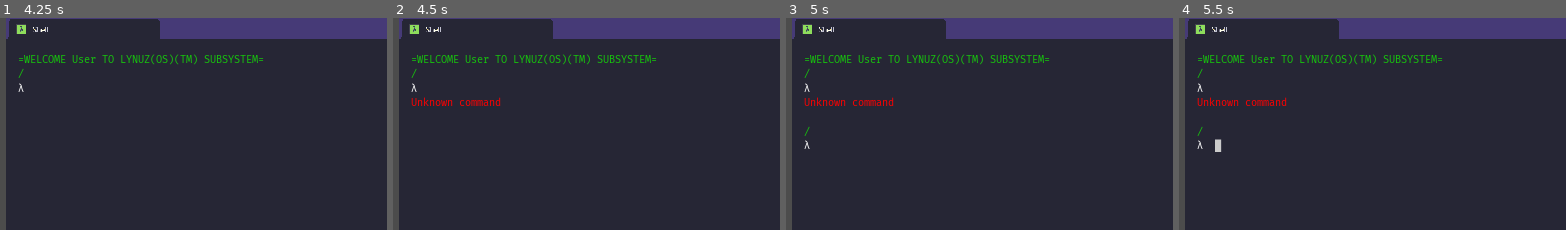
Above: before the commit, frames 1-4 (left to right).
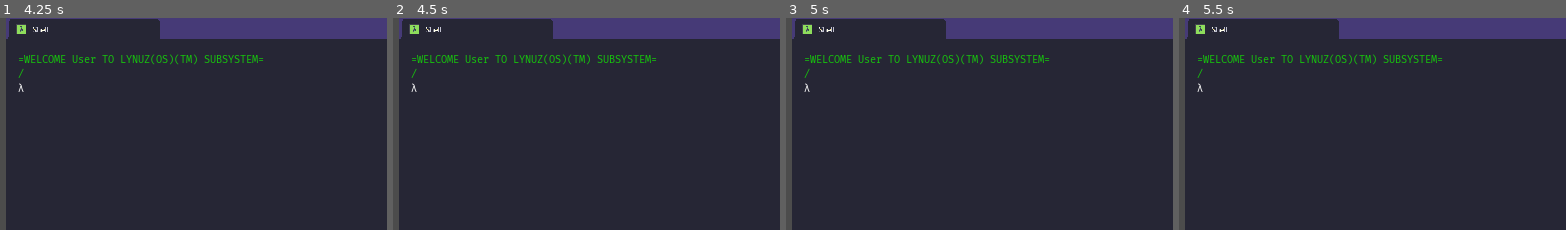
Above: after the commit, the same moments.

Repository: panorb/ludum-dare-48
Game: Godot game, scene res://Shell/PlayerShell.tscn
Same seed, same stepped clock (60 frames per second), same inputs: the game is played once before the commit and once after it.
Inputs:
- Up to frame 1 (4.25 s): tap Enter at 0.5, 2.75 s; hold Up 0.53-1.28 s; tap Space at 1.25, 3.5 s; hold Down 1.28-2.03 s; hold Up 2.03-3.53 s; hold Down from 3.53 s (still down)
- Up to frame 2 (4.5 s): keep holding Down; tap Enter at 4.25 s
- Up to frame 3 (5 s): keep holding Down
- Up to frame 4 (5.5 s): keep holding Down; tap Space at 5 s
The pictures show only the part of the screen within x 0-50%, y 2-52%; the shares and areas given below are measured in that part.

Frame 1 is identical in both runs. In frame 2, 0.4% of the frame differs, in the area x 4-28%, y 37-42%; in frame 3, 0.5%; in frame 4, 0.6%, in the area x 4-28%, y 37-64%.
Error after the commit: Invalid get index '0' (on base: 'Array'). (res://Shell/command-parser.gd:23)

Commit message:
Added regex for command parser

Diff:
--- a/godot/FileSystem/file-system.gd
+++ b/godot/FileSystem/file-system.gd
@@ -54,9 +54,6 @@
 	return directory
 
 func get_filesystem_node(absolute_path):
-	var base_dir = absolute_path.get_base_dir()
-	var last_element_name = absolute_path.get_file()
-
 	var path_elements = absolute_path.split("/", false)
 
 	if path_elements.empty():
@@ -70,8 +67,6 @@
 
 		var child_found = false
 		for child in parent_node.get_children():
-			print(node_name)
-			print(child.get_fs_name())
 			if child.get_fs_name() == node_name:
 				if is_file(child) and not path_elements.empty():
 					return null
--- a/godot/Shell/command-parser.gd
+++ b/godot/Shell/command-parser.gd
@@ -11,7 +11,13 @@
 		child.connect("command_finished", self, "_on_Command_command_finished")
 
 func execute(cmd : String):
-	var args = cmd.split(" ")
+	var regex = RegEx.new()
+	regex.compile("(\"[^\"]*\"|[^\\s\"]+)")
+
+	var args = []
+	for param in regex.search_all(cmd):
+		var string = param.get_string().lstrip("\"").rstrip("\"")
+		args.append(string)
 
 	for child in get_children():
 		if args[0] in child.aliases:
